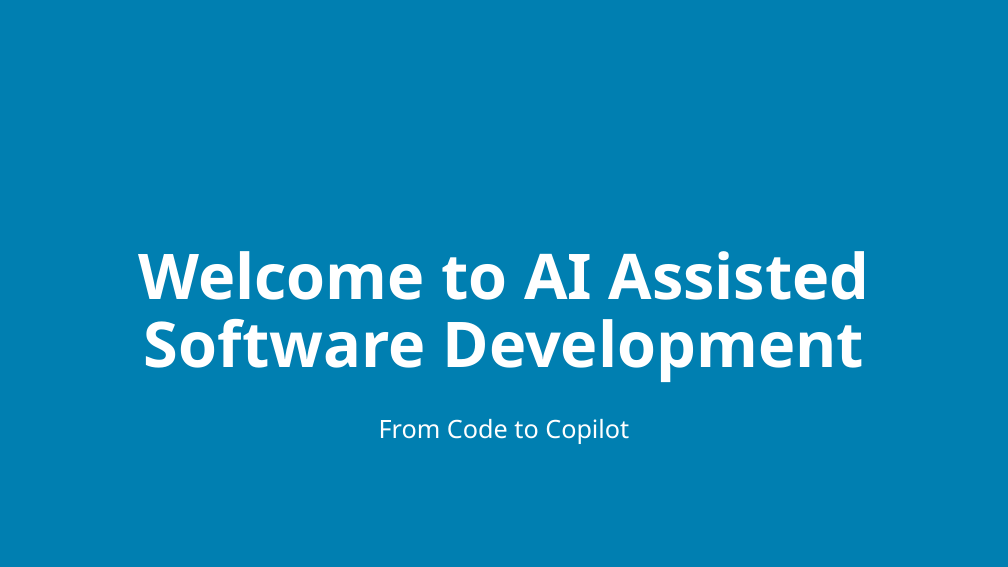
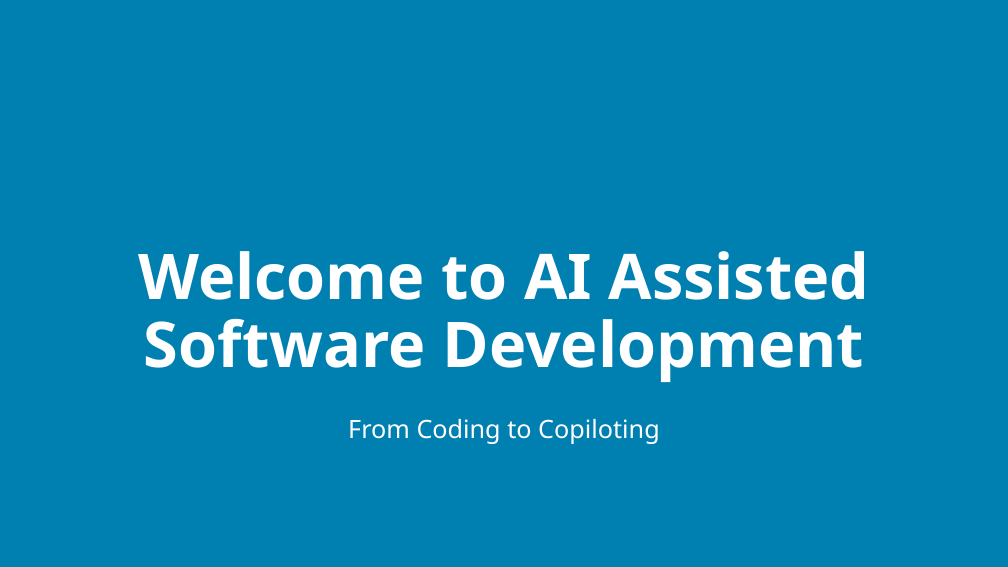
Before and after one commit to j0hnnymiller/20260406-aiasd-vmc, a slide deck: slide 1 of slides/aiasd-311-monday.pptx. Drawn at 1008x567 pixels with LibreOffice and Linux fonts; fonts in the diff are those of the drawing; background and template pictures are left out. Boxes give left, top, right and bottom in pixels: in the first picture for what was removed or moved away, otherwise in the second. Text is boxed around its words. In the diff, an @@ line names an element or a change of style, - is before the commit and + after.

```diff
--- a/slides/aiasd-311-monday.pptx
+++ b/slides/aiasd-311-monday.pptx
@@ subtitle at (348, 419, 660, 444): text changed @@
-From Code to Copilot
+From Coding to Copiloting
```
Also in this commit, not shown: 18 other slides changed, 1 other file.
